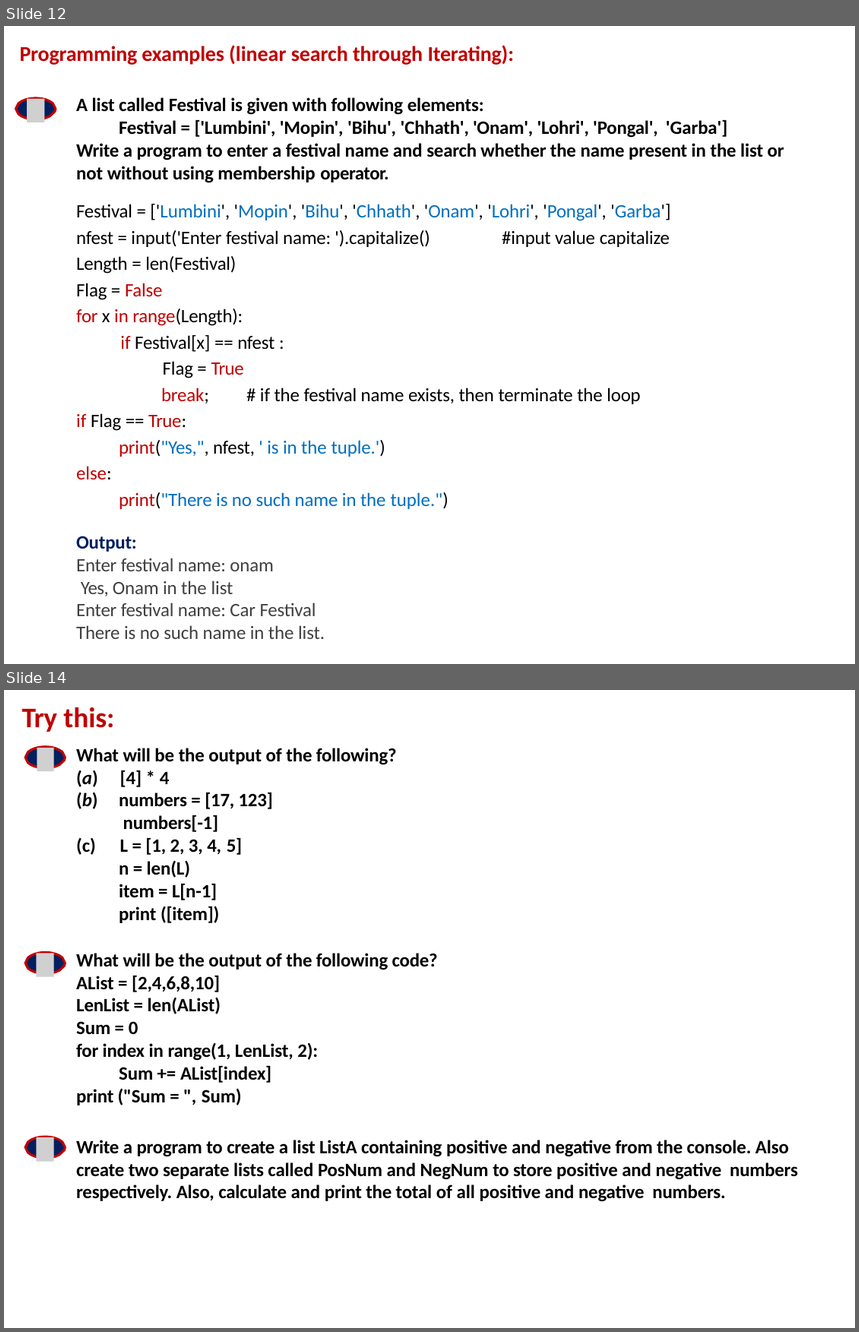
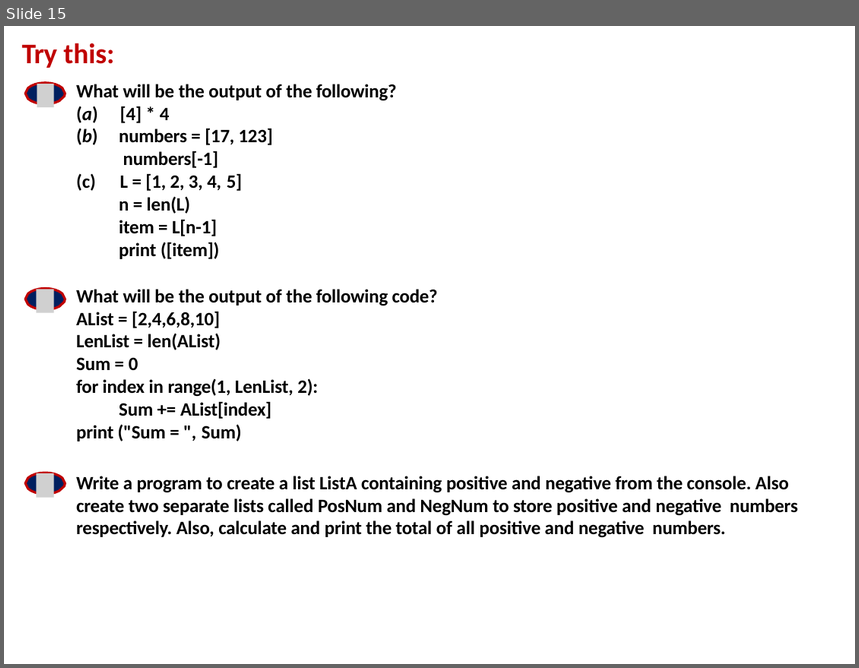
Before and after one commit to davcpscn/XI, a slide deck: Presentations/Lists.pptx. Shown one above the other, each under a label of ours: slides 12 and 14 before the commit, slide 15 after it; the slides between them are not shown. The pictures are 859x1332 and 859x668 pixels, drawn with LibreOffice and Linux fonts; fonts in the diff are those of the drawing; grey boxes stand for pictures. Boxes give left, top, right and bottom in pixels: in the first picture for what was removed or moved away, otherwise in the second. Text is boxed around its words. In the diff, an @@ line names an element or a change of style, - is before the commit and + after.

Commit message:
Python List ppt and Assignment

```diff
--- a/Presentations/Lists.pptx
+++ b/Presentations/Lists.pptx
@@ slide 12 removed at (4,26,855,664), background #FFFFFF @@
@@ title removed at (20,45,514,65) @@
-Programming examples (linear search through Iterating):
@@ freeform shape removed at (16,98,56,119) @@
@@ freeform shape removed at (16,98,56,119) @@
@@ picture removed at (27,98,45,123) @@
@@ text removed at (76,97,785,221) @@
-A list called Festival is given with following elements:
-Festival = ['Lumbini', 'Mopin', 'Bihu', 'Chhath', 'Onam', 'Lohri', 'Pongal', 'Garba']
-Write a program to enter a festival name and search whether the name present in the list or not without using membership operator.
-Festival = ['Lumbini', 'Mopin', 'Bihu', 'Chhath', 'Onam', 'Lohri', 'Pongal', 'Garba']
@@ text removed at (76,230,430,379) @@
-nfest = input('Enter festival name: ').capitalize() Length = len(Festival)
-Flag = False
-for x in range(Length):
-if Festival[x] == nfest :
-Flag = True
@@ text removed at (502,230,670,247) @@
-#input value capitalize
@@ text removed at (76,388,640,509) @@
-break; # if the festival name exists, then terminate the loop if Flag == True:
-print("Yes,", nfest, ' is in the tuple.')
-else:
-print("There is no such name in the tuple.")
@@ text removed at (76,536,325,639) @@
-Output:
-Enter festival name: onam Yes, Onam in the list
-Enter festival name: Car Festival There is no such name in the list.
@@ what was slide 14 is now slide 15 @@
```
Also in this commit, not shown: 9 slides changed, 2 slides added, 3 other files.
